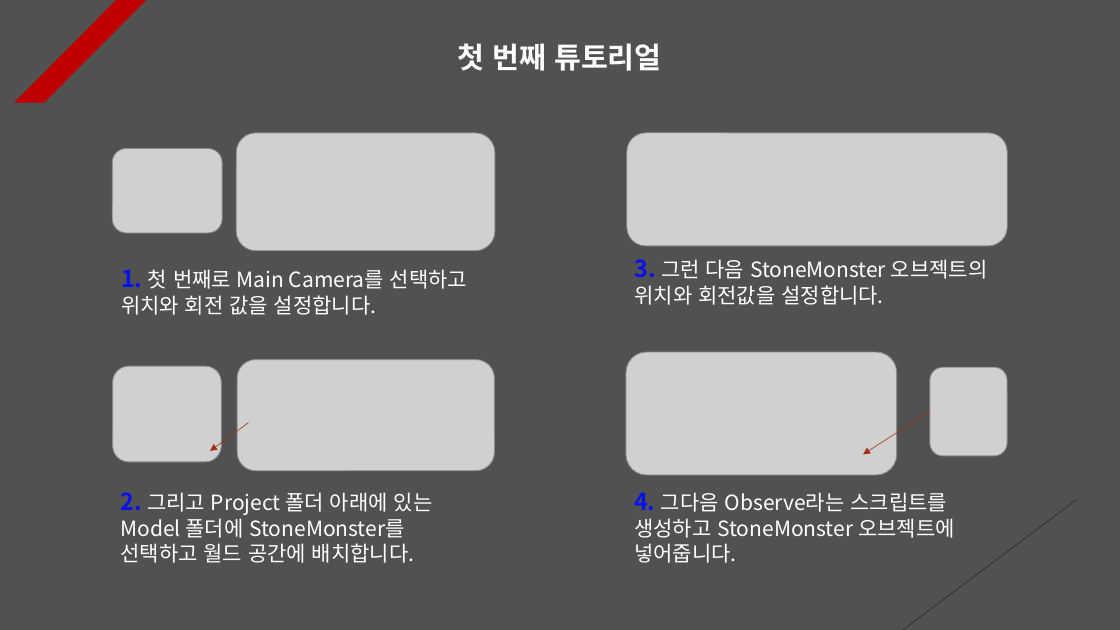
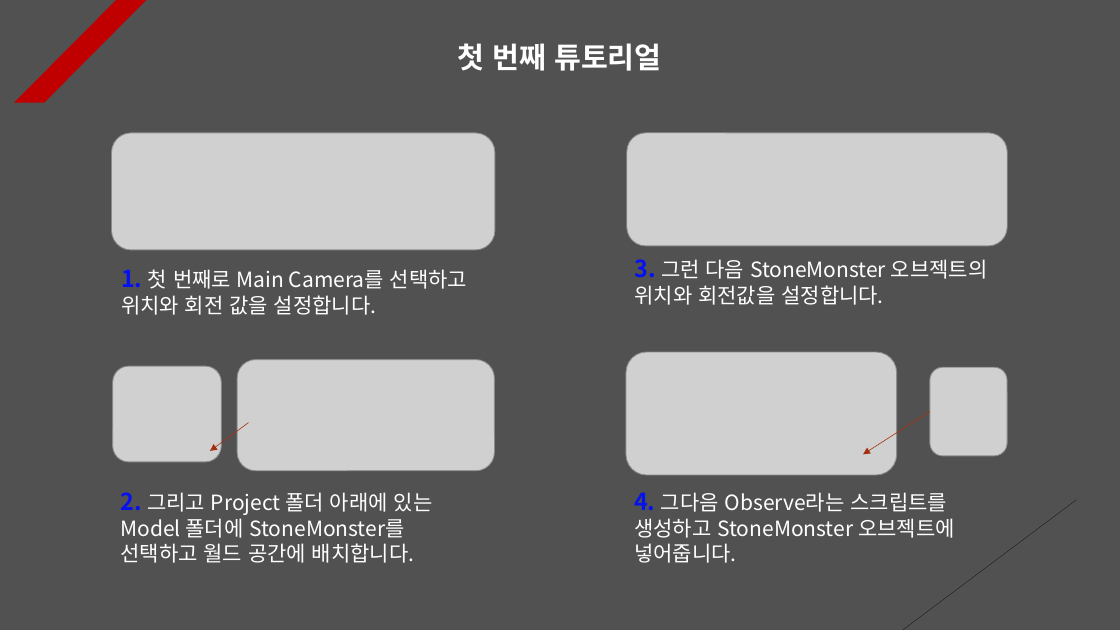
Before and after one commit to Unity2033/3D-UnityEngine, a slide deck: slide 1 of Assets/Rotation/PPT Data/Rotation Example.pptx. Drawn at 1120x630 pixels with LibreOffice and Linux fonts; fonts in the diff are those of the drawing; grey boxes stand for pictures. Boxes give left, top, right and bottom in pixels: in the first picture for what was removed or moved away, otherwise in the second. Text is boxed around its words. In the diff, an @@ line names an element or a change of style, - is before the commit and + after.

```diff
--- a/Assets/Rotation/PPT Data/Rotation Example.pptx
+++ b/Assets/Rotation/PPT Data/Rotation Example.pptx
@@ picture: place and size @@
-picture at [236, 133, 495, 250]
+picture at [112, 133, 495, 250]
@@ picture removed at [113, 149, 223, 234] @@
```
Also in this commit, not shown: 24 other files.
